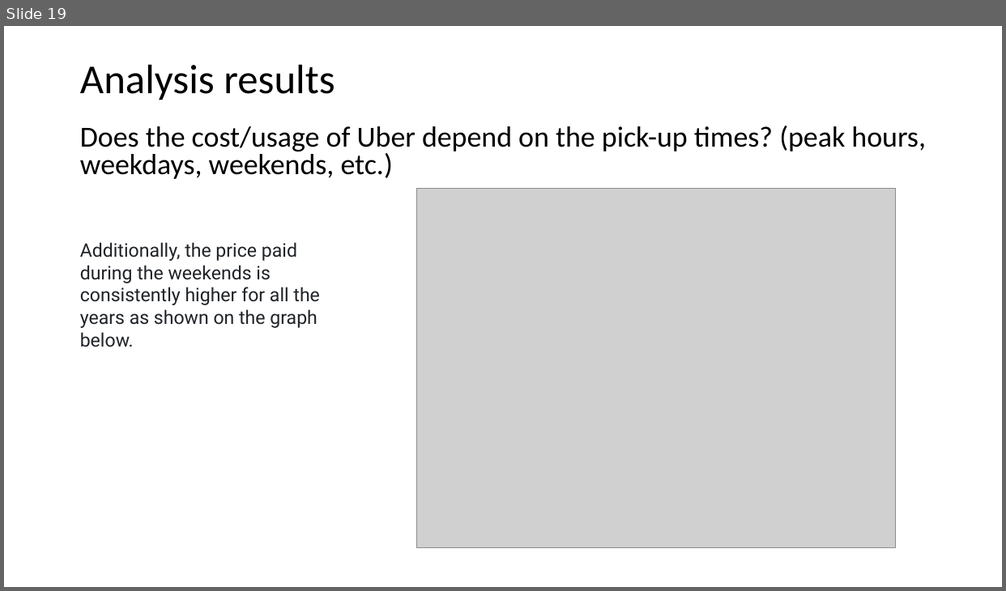
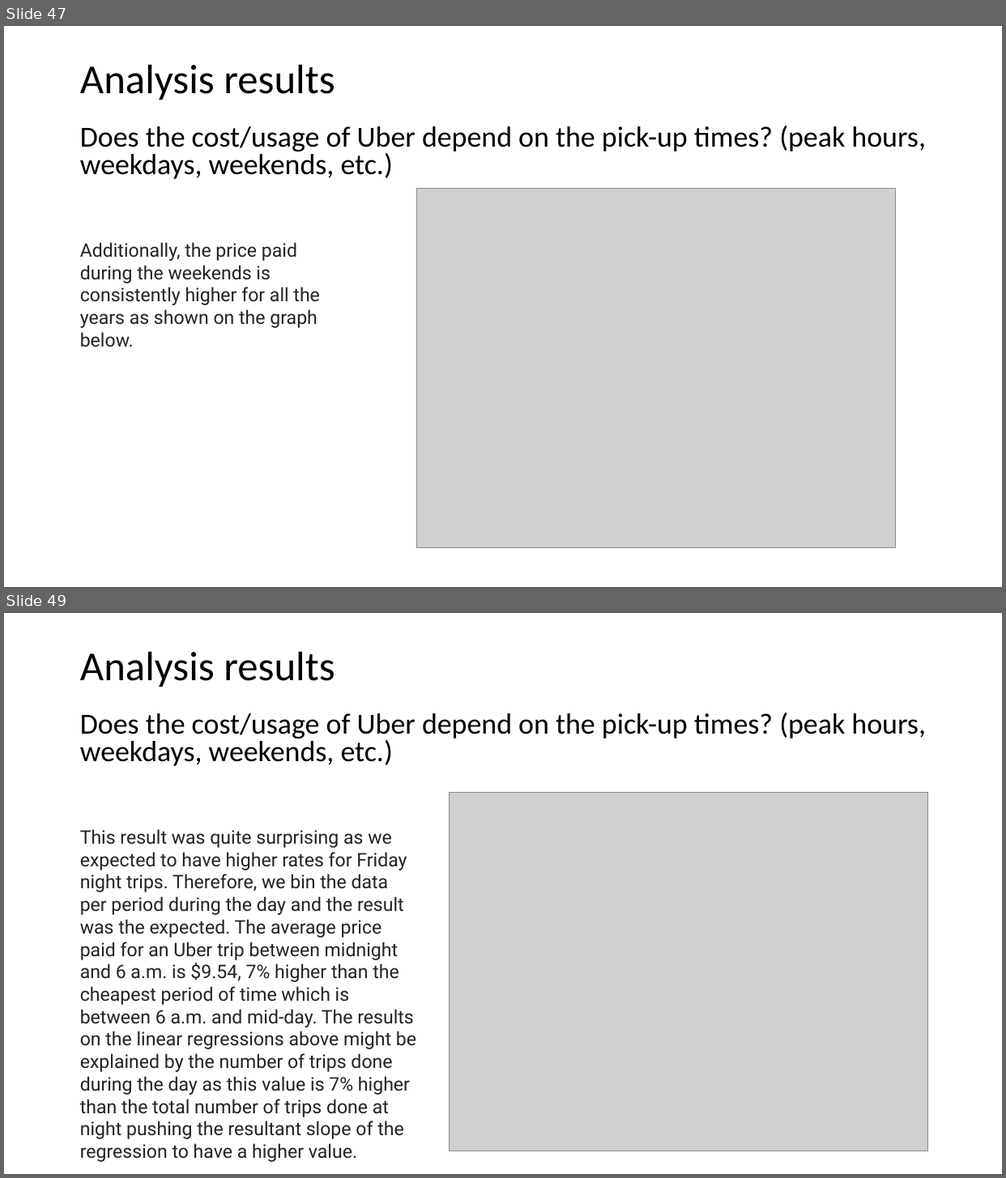
Before and after one commit to leedavidarmstrong/project-one, a slide deck: Characterisation_of_Uber_usage.pptx. Shown one above the other, each under a label of ours: slide 19 before the commit, slides 47 and 49 after it; the slides between them are not shown. The pictures are 1006x591 and 1006x1178 pixels, drawn with LibreOffice and Linux fonts; fonts in the diff are those of the drawing; grey boxes stand for pictures. Boxes give left, top, right and bottom in pixels: in the first picture for what was removed or moved away, otherwise in the second. Text is boxed around its words. In the diff, an @@ line names an element or a change of style, - is before the commit and + after.

```diff
--- a/Characterisation_of_Uber_usage.pptx
+++ b/Characterisation_of_Uber_usage.pptx
@@ slide 49 added at bbox=[4, 613, 1002, 1174], background #FFFFFF @@
@@ title added at bbox=[80, 651, 334, 688], 39.6 pt, text #000000 @@
+Analysis results
@@ text added at bbox=[80, 713, 926, 766], 28 pt, text #000000 @@
+Does the cost/usage of Uber depend on the pick-up times? (peak hours, weekdays, weekends, etc.)
@@ picture added at bbox=[449, 792, 928, 1152] @@
@@ text added at bbox=[80, 829, 416, 1159], 18 pt, text #1F2328 @@
+This result was quite surprising as we expected to have higher rates for Friday night trips. Therefore, we bin the data per period during the day and the result was the expected. The average price paid for an Uber trip between midnight and 6 a.m. is $9.54, 7% higher than the cheapest period of time which is between 6 a.m. and mid-day. The results on the linear regressions above might be explained by the number of trips done during the day as this value is 7% higher than the total number of trips done at night pushing the resultant slope of the regression to have a higher value.
@@ what was slide 19 is now slide 47 @@
```
Also in this commit, not shown: 2 slides changed, 32 other slides added.
